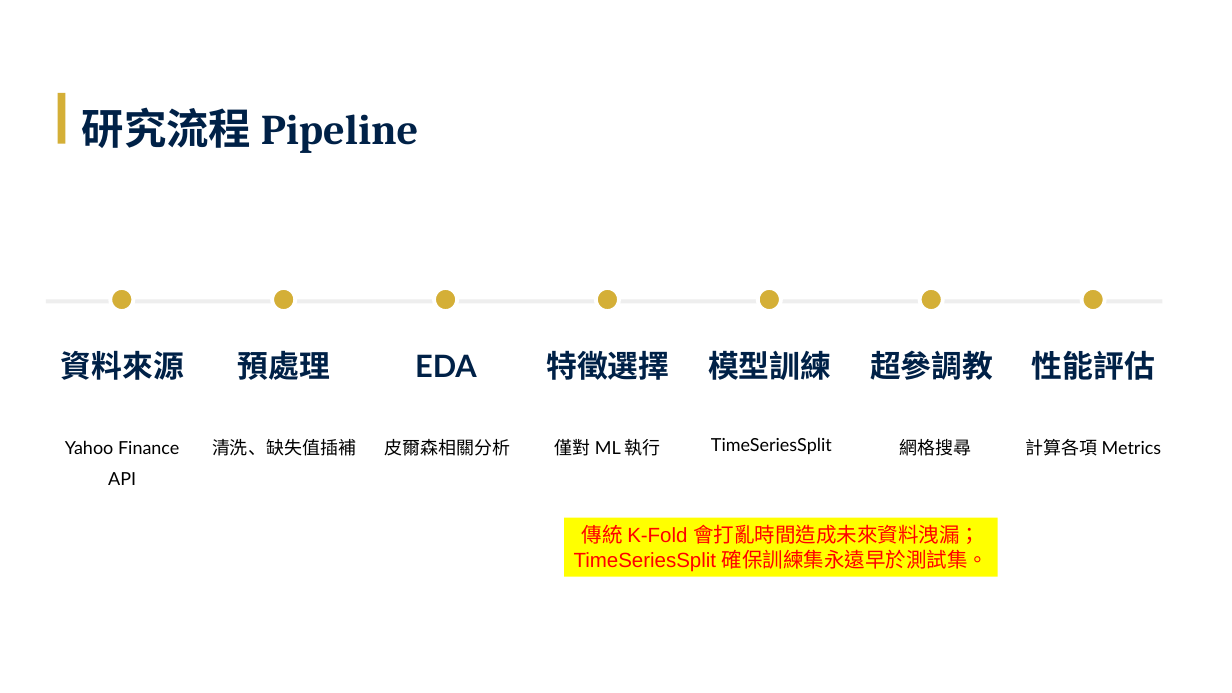
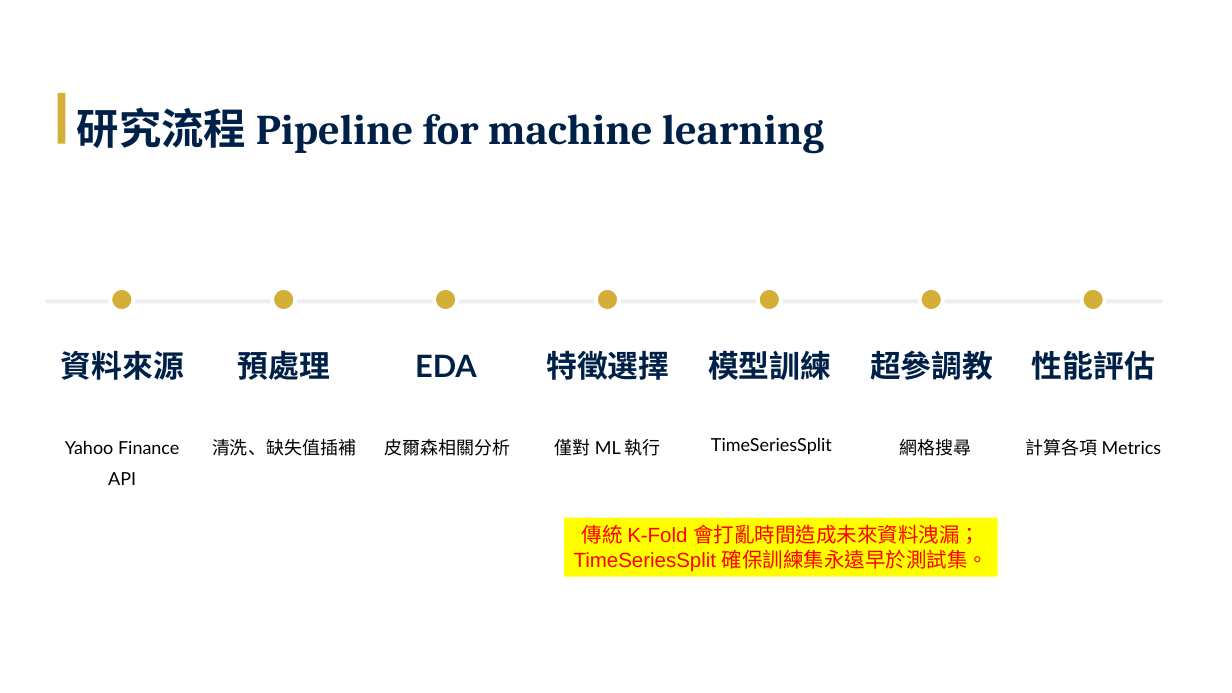
Before and after one commit to Tzu-Lin/ETF-AI-Project, a slide deck: slide 14 of 林子瑜-LLM_ETF.pptx (slide 11 before the commit). Drawn at 1232x693 pixels with LibreOffice and Linux fonts; fonts in the diff are those of the drawing. Boxes give left, top, right and bottom in pixels: in the first picture for what was removed or moved away, otherwise in the second. Text is boxed around its words. In the diff, an @@ line names an element or a change of style, - is before the commit and + after.

```diff
--- a/林子瑜-LLM_ETF.pptx
+++ b/林子瑜-LLM_ETF.pptx
@@ text at (77,107,824,154): text changed @@
-研究流程 Pipeline
+研究流程 Pipeline for machine learning
```
Also in this commit, not shown: 9 other slides changed, 3 slides added.
